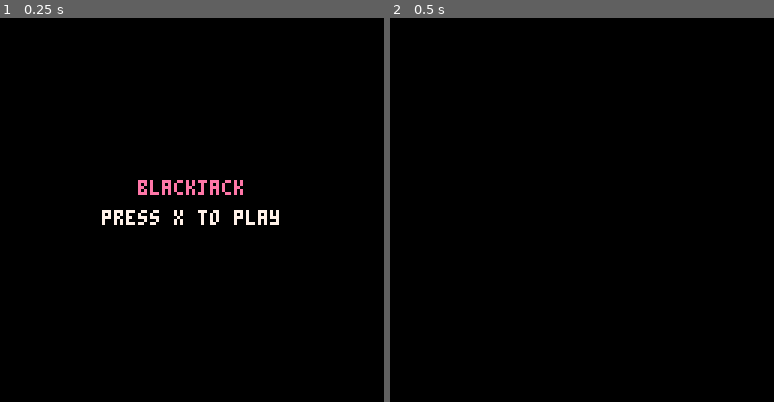
Above: before the commit, frames 1-2 (left to right).
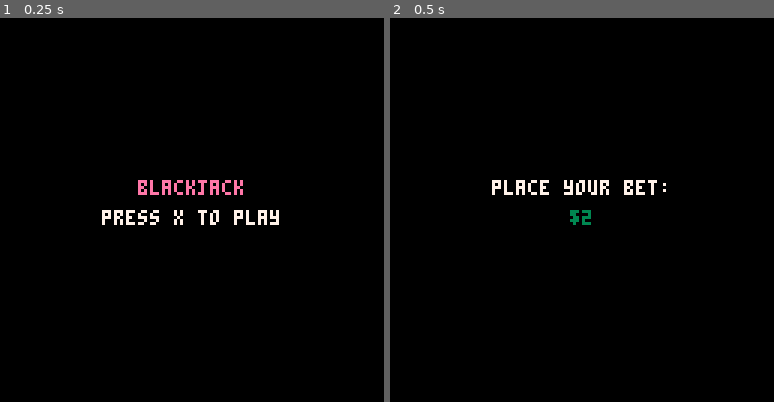
Above: after the commit, the same moments.

Repository: l4nk332/pico_blackjack
Game: PICO-8 cartridge black_jack.p8
The game is run twice, just before and just after one commit, with the same random seed, the same clock (stepped at 60 frames per second) and the same inputs.
Inputs:
- Up to frame 1 (0.25 s): no input
- Up to frame 2 (0.5 s): tap X (X key) at 0.33 s

Frame 1 is identical in both runs. In frame 2, 0.9% of the frame differs, in the area x 26-72%, y 42-54%.

Commit message:
Add small logic to render skeleton of initial phase.

Diff:
--- a/black_jack.p8
+++ b/black_jack.p8
@@ -21,6 +21,9 @@
 
 deck = new_deck()
 pile = {}
+phase = all_phases['blinds']
+balance = 500
+wager = 2
 -- end of globals
 
 -- utils
@@ -53,6 +56,15 @@
   return drawn_card
 end
 
+function render_phase()
+  if phase == all_phases['blinds'] then
+    local msg_q = 'place your bet:'
+    local msg_amt = '$'..wager
+    print(msg_q, hcenter(msg_q), 54, 7)
+    print(msg_amt, hcenter(msg_amt), 64, 3)
+  end
+end
+
 function _update()
   if btnp(5) and not game_started then
     game_started = true
@@ -62,7 +74,11 @@
 function _draw()
   cls()
 
-  if (not game_started) then init_screen() end
+  if (game_started) then
+    render_phase()
+  else
+    init_screen()
+  end
 end
 
 __gfx__
